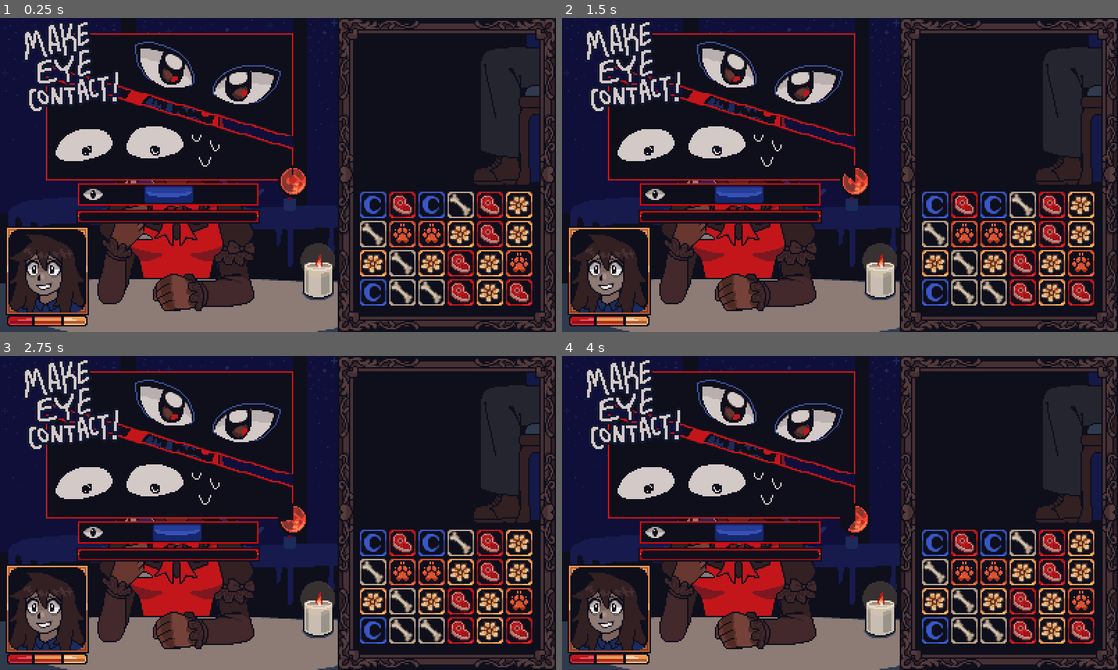
Above: before the commit, frames 1-4 (two rows, left to right).
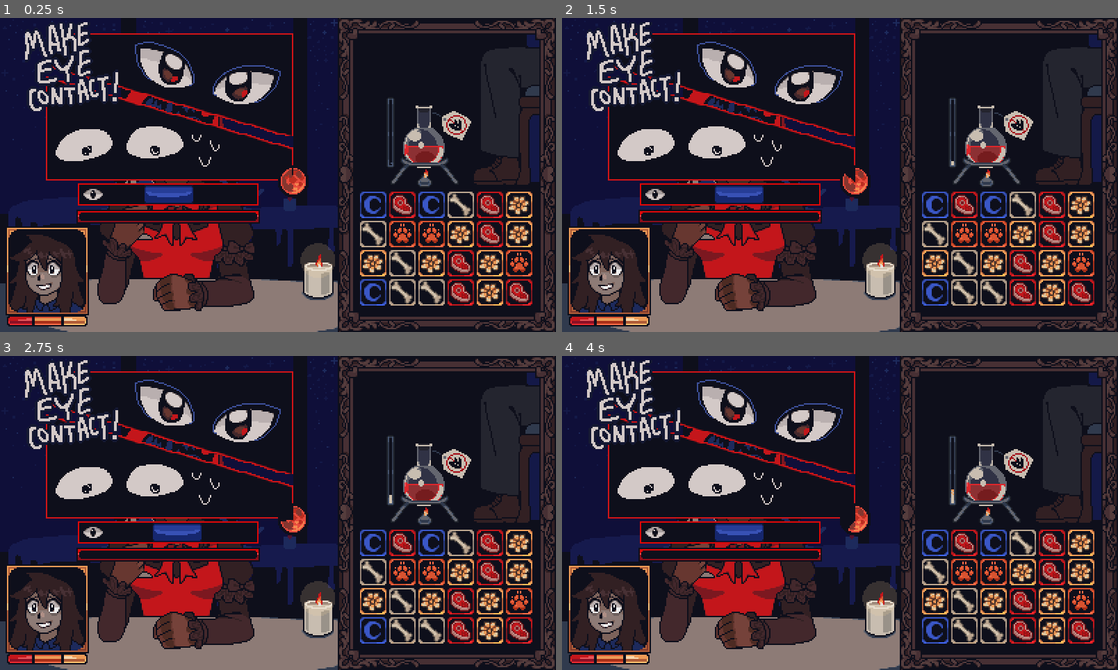
Above: after the commit, the same moments.

Repository: maxfarr/werewolf-game
Game: Godot game, scene res://scenes/main/game_screen.tscn
The game is run twice, just before and just after one commit, with the same random seed, the same clock (stepped at 60 frames per second) and the same inputs.
Inputs (mouse positions are in pixels of both pictures, inside the frame that each line leads up to):
- Up to frame 1 (0.25 s): no input
- Up to frame 2 (1.5 s): tap Space at 0.5, 1.25 s; move the mouse to (962, 159) at 0.52 s; click (962, 159) at 0.67 s; move the mouse to (728, 190) at 1.27 s; click (728, 190) at 1.42 s
- Up to frame 3 (2.75 s): tap Space at 2 s; move the mouse to (333, 443) at 2.02 s; click (333, 443) at 2.17 s
- Up to frame 4 (4 s): tap Space at 2.75, 3.5 s; move the mouse to (812, 575) at 2.77 s; click (812, 575) at 2.92 s; move the mouse to (1006, 560) at 3.52 s; click (1006, 560) at 3.67 s

The runs differ from the first frame. In frame 1, 1.5% of the frame differs, in the area x 69-85%, y 25-54%; in frame 2, 1.5%; in frame 3, 1.5%; in frame 4, 1.5%.

Commit message:
implemented heat bar, potion + fire animations

Diff:
--- /dev/null
+++ b/assets/animations/fire_stages.tres
@@ -0,0 +1,86 @@
+[gd_resource type="SpriteFrames" load_steps=13 format=3 uid="uid://dk6d2efdcbx4v"]
+
+[ext_resource type="Texture2D" uid="uid://c2sggd2edh3v0" path="res://assets/Potion Screen/fire-stage1.png" id="1_dho1b"]
+[ext_resource type="Texture2D" uid="uid://cxan3mby5p037" path="res://assets/Potion Screen/fire-stage3.png" id="2_c23s2"]
+[ext_resource type="Texture2D" uid="uid://cpuyyy4m5q8wf" path="res://assets/Potion Screen/fire-stage2.png" id="3_l6f66"]
+
+[sub_resource type="AtlasTexture" id="AtlasTexture_3pyy7"]
+atlas = ExtResource("1_dho1b")
+region = Rect2(0, 0, 5, 6)
+
+[sub_resource type="AtlasTexture" id="AtlasTexture_lbh16"]
+atlas = ExtResource("1_dho1b")
+region = Rect2(5, 0, 5, 6)
+
+[sub_resource type="AtlasTexture" id="AtlasTexture_3vly6"]
+atlas = ExtResource("1_dho1b")
+region = Rect2(10, 0, 5, 6)
+
+[sub_resource type="AtlasTexture" id="AtlasTexture_g4n1u"]
+atlas = ExtResource("2_c23s2")
+region = Rect2(0, 0, 25, 10)
+
+[sub_resource type="AtlasTexture" id="AtlasTexture_7hbvh"]
+atlas = ExtResource("2_c23s2")
+region = Rect2(25, 0, 25, 10)
+
+[sub_resource type="AtlasTexture" id="AtlasTexture_qhmpg"]
+atlas = ExtResource("2_c23s2")
+region = Rect2(50, 0, 25, 10)
+
+[sub_resource type="AtlasTexture" id="AtlasTexture_ryl8a"]
+atlas = ExtResource("3_l6f66")
+region = Rect2(0, 0, 18, 11)
+
+[sub_resource type="AtlasTexture" id="AtlasTexture_m5l82"]
+atlas = ExtResource("3_l6f66")
+region = Rect2(18, 0, 18, 11)
+
+[sub_resource type="AtlasTexture" id="AtlasTexture_x0pvo"]
+atlas = ExtResource("3_l6f66")
+region = Rect2(36, 0, 18, 11)
+
+[resource]
+animations = [{
+"frames": [{
+"duration": 1.0,
+"texture": SubResource("AtlasTexture_3pyy7")
+}, {
+"duration": 1.0,
+"texture": SubResource("AtlasTexture_lbh16")
+}, {
+"duration": 1.0,
+"texture": SubResource("AtlasTexture_3vly6")
+}],
+"loop": true,
+"name": &"default",
+"speed": 5.0
+}, {
+"frames": [{
+"duration": 1.0,
+"texture": SubResource("AtlasTexture_g4n1u")
+}, {
+"duration": 1.0,
+"texture": SubResource("AtlasTexture_7hbvh")
+}, {
+"duration": 1.0,
+"texture": SubResource("AtlasTexture_qhmpg")
+}],
+"loop": true,
+"name": &"high",
+"speed": 5.0
+}, {
+"frames": [{
+"duration": 1.0,
+"texture": SubResource("AtlasTexture_ryl8a")
+}, {
+"duration": 1.0,
+"texture": SubResource("AtlasTexture_m5l82")
+}, {
+"duration": 1.0,
+"texture": SubResource("AtlasTexture_x0pvo")
+}],
+"loop": true,
+"name": &"medium",
+"speed": 5.0
+}]
--- a/assets/animations/potion_stages.tres
+++ b/assets/animations/potion_stages.tres
@@ -1,30 +1,68 @@
-[gd_resource type="SpriteFrames" load_steps=6 format=3 uid="uid://dmfct4ltbm0vi"]
+[gd_resource type="SpriteFrames" load_steps=10 format=3 uid="uid://dmfct4ltbm0vi"]
 
-[ext_resource type="Texture2D" uid="uid://bx74ltfs1h2qf" path="res://assets/Potion Screen/potion-0.png" id="1_ne1nv"]
-[ext_resource type="Texture2D" uid="uid://dya8xrscmqu8f" path="res://assets/Potion Screen/potion-25.png" id="2_xteiy"]
-[ext_resource type="Texture2D" uid="uid://cdu5g5oqdgq1o" path="res://assets/Potion Screen/potion-50.png" id="3_ce8gr"]
-[ext_resource type="Texture2D" uid="uid://6emk57h1g6r4" path="res://assets/Potion Screen/potion-75.png" id="4_bkerh"]
-[ext_resource type="Texture2D" uid="uid://crv5gjiqve804" path="res://assets/Potion Screen/potion-100.png" id="5_lneu4"]
+[ext_resource type="Texture2D" uid="uid://cwu72ff4cxf3l" path="res://assets/Potion Screen/potion-stage1.png" id="1_qvfdj"]
+[ext_resource type="Texture2D" uid="uid://chcbrtb3uiktf" path="res://assets/Potion Screen/potion-stage3.png" id="2_oyvqp"]
+[ext_resource type="Texture2D" uid="uid://bdbi856p88s0y" path="res://assets/Potion Screen/potion-stage2.png" id="3_u8hii"]
+
+[sub_resource type="AtlasTexture" id="AtlasTexture_xwo1m"]
+atlas = ExtResource("2_oyvqp")
+region = Rect2(0, 0, 28, 19)
+
+[sub_resource type="AtlasTexture" id="AtlasTexture_y1txf"]
+atlas = ExtResource("2_oyvqp")
+region = Rect2(28, 0, 28, 19)
+
+[sub_resource type="AtlasTexture" id="AtlasTexture_0b5l0"]
+atlas = ExtResource("2_oyvqp")
+region = Rect2(56, 0, 28, 19)
+
+[sub_resource type="AtlasTexture" id="AtlasTexture_w4732"]
+atlas = ExtResource("3_u8hii")
+region = Rect2(0, 0, 28, 19)
+
+[sub_resource type="AtlasTexture" id="AtlasTexture_oydfs"]
+atlas = ExtResource("3_u8hii")
+region = Rect2(28, 0, 28, 19)
+
+[sub_resource type="AtlasTexture" id="AtlasTexture_r3mij"]
+atlas = ExtResource("3_u8hii")
+region = Rect2(56, 0, 28, 19)
 
 [resource]
 animations = [{
 "frames": [{
 "duration": 1.0,
-"texture": ExtResource("1_ne1nv")
-}, {
-"duration": 1.0,
-"texture": ExtResource("2_xteiy")
-}, {
-"duration": 1.0,
-"texture": ExtResource("3_ce8gr")
-}, {
-"duration": 1.0,
-"texture": ExtResource("4_bkerh")
-}, {
-"duration": 1.0,
-"texture": ExtResource("5_lneu4")
+"texture": ExtResource("1_qvfdj")
 }],
 "loop": true,
 "name": &"default",
 "speed": 5.0
+}, {
+"frames": [{
+"duration": 1.0,
+"texture": SubResource("AtlasTexture_xwo1m")
+}, {
+"duration": 1.0,
+"texture": SubResource("AtlasTexture_y1txf")
+}, {
+"duration": 1.0,
+"texture": SubResource("AtlasTexture_0b5l0")
+}],
+"loop": true,
+"name": &"high",
+"speed": 5.0
+}, {
+"frames": [{
+"duration": 1.0,
+"texture": SubResource("AtlasTexture_w4732")
+}, {
+"duration": 1.0,
+"texture": SubResource("AtlasTexture_oydfs")
+}, {
+"duration": 1.0,
+"texture": SubResource("AtlasTexture_r3mij")
+}],
+"loop": true,
+"name": &"medium",
+"speed": 5.0
 }]
--- a/scenes/main/game_screen.gd
+++ b/scenes/main/game_screen.gd
@@ -3,6 +3,10 @@
 const LEVEL_TIME_S = 180.0
 var health = 3
 var level_timer : Timer
+var current_heat = 0.0
+var heat_speed = 1
+
+var game_running = false
 
 # Called when the node enters the scene tree for the first time.
 func _ready():
@@ -10,28 +14,49 @@
 	SignalBus.minigame_failed.connect(_minigame_failed)
 	SignalBus.minigame_succeeded.connect(_minigame_succeeded)
 
+	%PotionLiquid.play("default")
+	%Fire.play("default")
+
 	level_timer = Timer.new()
 	level_timer.one_shot = true
 	level_timer.wait_time = LEVEL_TIME_S
 	level_timer.timeout.connect(_finish_level)
 	add_child(level_timer)
 	level_timer.start()
+	game_running = true
+
+func _lose_potion_failure():
+	game_running = false
+
+func _lose_no_health():
+	game_running = false
+
+func _finish_level():
+	game_running = false
 
 # Called every frame. 'delta' is the elapsed time since the previous frame.
 func _process(delta):
-	pass
-
-func _lose_game():
-	pass
-
-func _finish_level():
-	pass
+	if game_running:
+		current_heat += %HeatBar.step * heat_speed
+		%HeatBar.value = current_heat
+		if current_heat == %HeatBar.max_value:
+			_lose_potion_failure()
+			return
+		elif current_heat >= (%HeatBar.max_value/3)*2:
+			%Fire.play("high")
+			%PotionLiquid.play("high")
+		elif current_heat >= %HeatBar.max_value/3:
+			%Fire.play("medium")
+			%PotionLiquid.play("medium")
+		else:
+			%Fire.play("default")
+			%PotionLiquid.play("default")
 
 func _minigame_failed():
 	%CurrentMinigame.get_child(0).queue_free()
 	health -= 1
 	if health == 0:
-		_lose_game()
+		_lose_no_health()
 		return
 
 	%Avatar.frame = health
@@ -44,5 +69,6 @@
 
 
 func _on_main_click_area_gui_input(event):
-	if event is InputEventMouseButton and event.pressed:
-		SignalBus.hand_clicked.emit(event.button_index)
+	if game_running:
+		if event is InputEventMouseButton and event.pressed:
+			SignalBus.hand_clicked.emit(event.button_index)
--- a/scenes/main/game_screen.tscn
+++ b/scenes/main/game_screen.tscn
@@ -1,13 +1,18 @@
-[gd_scene load_steps=9 format=3 uid="uid://dd5xaxkseexq6"]
+[gd_scene load_steps=14 format=3 uid="uid://dd5xaxkseexq6"]
 
 [ext_resource type="Script" path="res://scenes/main/game_screen.gd" id="1_5i3jp"]
 [ext_resource type="Texture2D" uid="uid://lwl0515ctifm" path="res://assets/Main Screen/background.png" id="1_tas65"]
 [ext_resource type="Texture2D" uid="uid://v14no3pwy3ni" path="res://assets/Potion Screen/background.png" id="2_vas8p"]
 [ext_resource type="Texture2D" uid="uid://b0xq6j44gensd" path="res://assets/Main Screen/loveinterest-mainsprite.png" id="3_4utwp"]
 [ext_resource type="PackedScene" uid="uid://cikan6wrp4482" path="res://scenes/minigames/eye_contact.tscn" id="3_t0bxb"]
+[ext_resource type="SpriteFrames" uid="uid://dmfct4ltbm0vi" path="res://assets/animations/potion_stages.tres" id="4_1rq4k"]
 [ext_resource type="SpriteFrames" uid="uid://dybs228lbkxxm" path="res://assets/animations/health_frame.tres" id="7_nmean"]
 [ext_resource type="PackedScene" uid="uid://cf6gplqeesi1j" path="res://scenes/main/match_3.tscn" id="8_bpi5a"]
+[ext_resource type="Texture2D" uid="uid://khgwy1errba7" path="res://assets/Potion Screen/heat-bg.png" id="9_hoekc"]
 [ext_resource type="AudioStream" uid="uid://dbj8mxbk3eifx" path="res://resources/match3_tile_sounds.tres" id="9_lqvou"]
+[ext_resource type="Texture2D" uid="uid://c7mul7ibntgt8" path="res://assets/Potion Screen/potionframe.png" id="9_xuuga"]
+[ext_resource type="Texture2D" uid="uid://d2r8al1kou10j" path="res://assets/Potion Screen/potion-fg.png" id="10_euitf"]
+[ext_resource type="SpriteFrames" uid="uid://dk6d2efdcbx4v" path="res://assets/animations/fire_stages.tres" id="11_40bjc"]
 
 [node name="GameScreen" type="Node2D"]
 script = ExtResource("1_5i3jp")
@@ -91,6 +96,43 @@
 volume_db = 10.306
 max_polyphony = 3
 
+[node name="HeatBar" type="TextureProgressBar" parent="."]
+unique_name_in_owner = true
+texture_filter = 1
+texture_repeat = 1
+offset_left = 278.0
+offset_top = 57.0
+offset_right = 318.0
+offset_bottom = 108.0
+step = 0.1
+fill_mode = 3
+texture_under = ExtResource("9_hoekc")
+texture_progress = ExtResource("10_euitf")
+
+[node name="PotionLiquid" type="AnimatedSprite2D" parent="."]
+unique_name_in_owner = true
+z_index = 1
+texture_filter = 1
+texture_repeat = 1
+position = Vector2(305, 94)
+sprite_frames = ExtResource("4_1rq4k")
+
+[node name="potion_frame" type="TextureRect" parent="."]
+texture_filter = 1
+texture_repeat = 1
+offset_left = 281.0
+offset_top = 63.0
+offset_right = 339.0
+offset_bottom = 122.0
+texture = ExtResource("9_xuuga")
+
+[node name="Fire" type="AnimatedSprite2D" parent="."]
+unique_name_in_owner = true
+texture_filter = 1
+texture_repeat = 1
+position = Vector2(306, 112)
+sprite_frames = ExtResource("11_40bjc")
+
 [connection signal="gui_input" from="MainClickArea" to="." method="_on_main_click_area_gui_input"]
 [connection signal="gui_input" from="MainClickArea/main_background" to="." method="_on_main_background_gui_input"]
 [connection signal="gui_input" from="PotionClickArea/Match3" to="PotionClickArea/Match3" method="_on_gui_input"]
--- a/scripts/minigames/match_3.gd
+++ b/scripts/minigames/match_3.gd
@@ -223,7 +223,7 @@
 		var temp = tiles_in_play[first.y][first.x][0]
 		tiles_in_play[first.y][first.x][0] = tiles_in_play[second.y][second.x][0]
 		tiles_in_play[second.y][second.x][0] = temp
-		_check_for_matches(first, second)
+		await _check_for_matches(first, second)
 		_currently_swapping = false
 
 	_currently_swapping = true
@@ -260,8 +260,7 @@
 			return SwipeDirection.LEFT
 
 func _on_gui_input(event):
-	if event is InputEventMouseButton:
-		print(event)
+	if event is InputEventMouseButton and not _currently_swapping:
 		if event.pressed:
 			swipe_start = _pixel_to_grid(event.position)
 		else:
Binary file changed: assets/Potion Screen/potion-stage1.png
Binary file changed: assets/Potion Screen/potion-stage2.png
Not shown, changed: build/game/index.apple-touch-icon.png.import
Not shown, changed: build/game/index.icon.png.import
Not shown, changed: build/game/index.png.import
Not shown, changed: .gitignore
Not shown, changed: build/game.zip
Not shown, changed: build/game/index.html
Not shown, changed: build/game/index.pck
